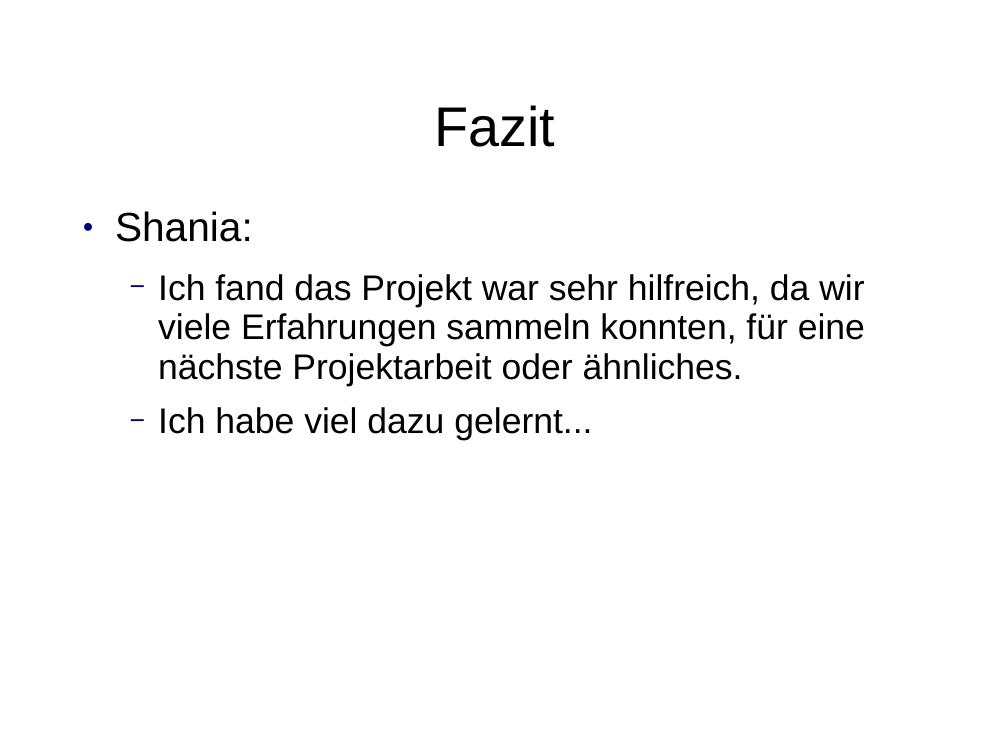
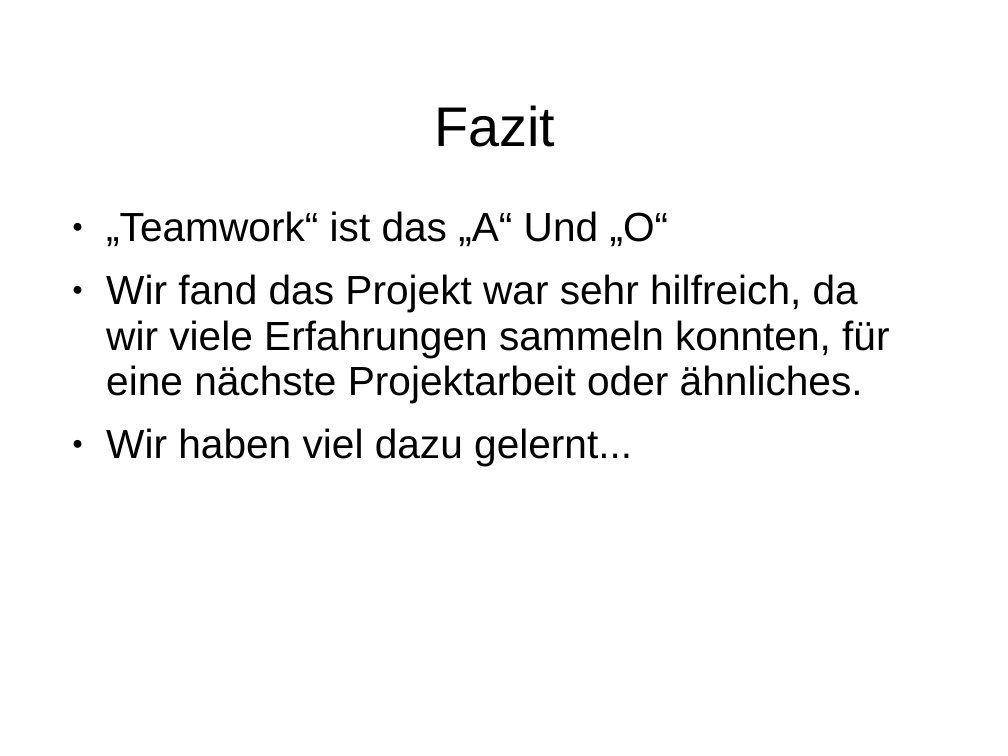
Before and after one commit to ShaniaAllhusen/Mittelstufenprojekt, a slide deck: slide 27 of Projekt-Präsentation.ppt (slide 26 before the commit). Drawn at 1008x756 pixels with LibreOffice and Linux fonts; fonts in the diff are those of the drawing. Boxes give left, top, right and bottom in pixels: in the first picture for what was removed or moved away, otherwise in the second. Text is boxed around its words. In the diff, an @@ line names an element or a change of style, - is before the commit and + after.

```diff
--- a/Projekt-Präsentation.ppt
+++ b/Projekt-Präsentation.ppt
@@ text at bbox=[106, 211, 889, 466]: text changed; size 28 to 32 pt @@
-● Shania:
-  − Ich fand das Projekt war sehr hilfreich, da wir viele Erfahrungen sammeln konnten, für eine nächste Projektarbeit oder ähnliches.
-  − Ich habe viel dazu gelernt...
+● „Teamwork“ ist das „A“ Und „O“
+● Wir fand das Projekt war sehr hilfreich, da wir viele Erfahrungen sammeln konnten, für eine nächste Projektarbeit oder ähnliches.
+● Wir haben viel dazu gelernt...
```
Also in this commit, not shown: 5 other slides changed, 13 slides added, 12 slides removed.
